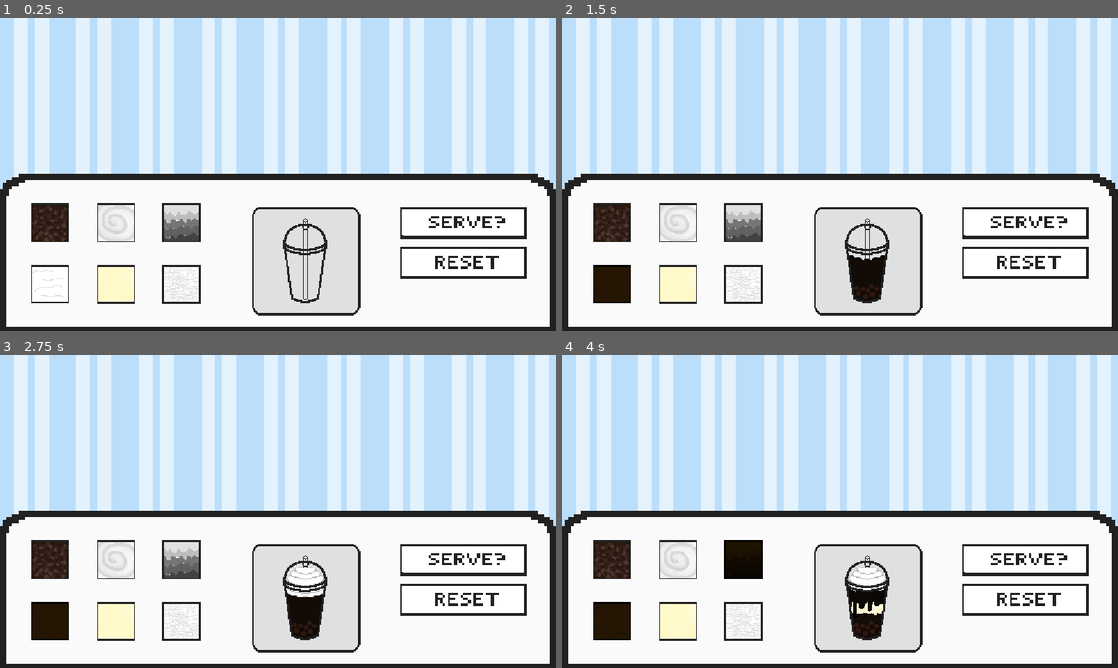
Above: before the commit, frames 1-4 (two rows, left to right).
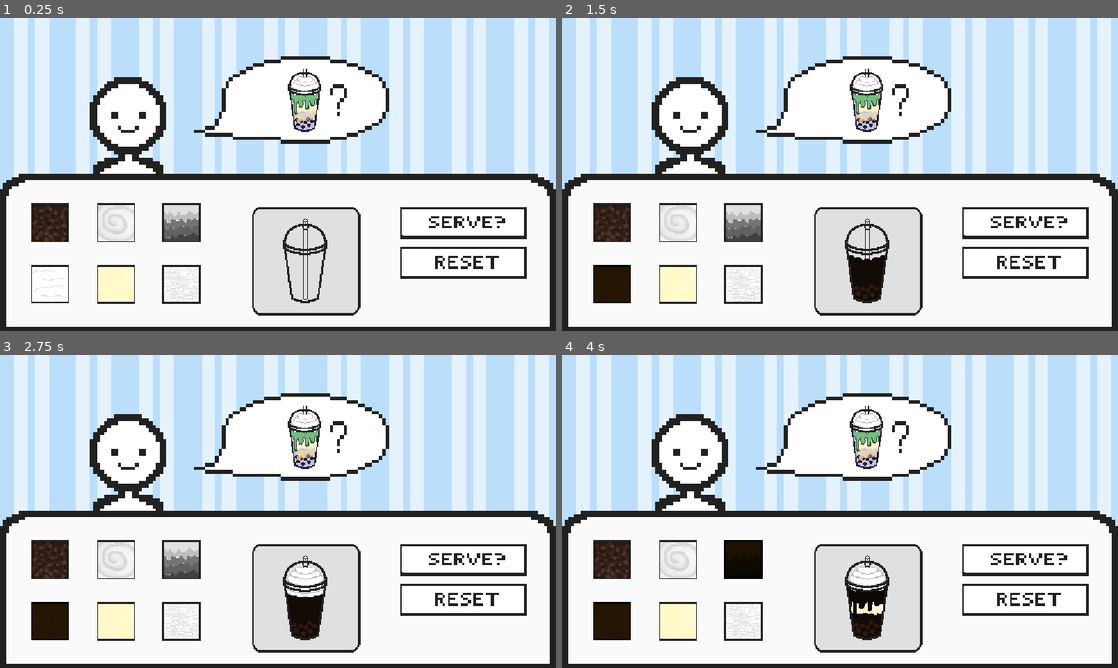
Above: after the commit, the same moments.

Repository: Crystal-153/Drink-Game
Game: Godot game, scene res://main.tscn
Two runs of this game, one before a commit and one after it. Both use one fixed random seed, a clock stepped at 60 frames per second and the inputs below.
Inputs (mouse positions are in pixels of both pictures, inside the frame that each line leads up to):
- Up to frame 1 (0.25 s): no input
- Up to frame 2 (1.5 s): click (612, 221) at 0.5 s; click (612, 284) at 1.25 s
- Up to frame 3 (2.75 s): click (116, 558) at 2 s
- Up to frame 4 (4 s): click (678, 621) at 2.75 s; click (745, 558) at 3.5 s

The runs differ from the first frame. In frame 1, 11% of the frame differs, in the area x 16-70%, y 12-50%; in frame 2, 11%; in frame 3, 11%; in frame 4, 11%.

Commit message:
The order is now randomized

Diff:
--- a/ingredient_drizzle.gd
+++ b/ingredient_drizzle.gd
@@ -24,7 +24,7 @@
 		self.modulate=Color("ffffffff")
 		i=(colors.size()-1)
 
-#resets tje preview when reset is clicked
+#resets the preview when reset is clicked
 func _on_reset_button_reset() -> void:
 	self.modulate=Color("ffffffff")
 	i=(colors.size()-1)
--- a/main.tscn
+++ b/main.tscn
@@ -19,16 +19,21 @@
 [ext_resource type="Texture2D" uid="uid://dud5nxp7qxwgy" path="res://buttonPictures/pixil-layer-0.png" id="16_getpj"]
 [ext_resource type="Script" uid="uid://20qjq83lk63w" path="res://texture_button.gd" id="18_cegan"]
 [ext_resource type="Texture2D" uid="uid://w5j431n54tae" path="res://buttonPictures/pixil-layer-3.png" id="19_1u8w0"]
+[ext_resource type="Texture2D" uid="uid://8thh7bj6r3mr" path="res://images/pixil-layer-Layer 3.png" id="19_ryguw"]
+[ext_resource type="PackedScene" uid="uid://5viqq0qq516k" path="res://order.tscn" id="21_d13ii"]
+[ext_resource type="Script" uid="uid://24pa85wh5yfh" path="res://order.gd" id="22_1u8w0"]
 
 [node name="Node" type="Node" unique_id=1421395882]
 
 [node name="TextureRect" type="TextureRect" parent="." unique_id=590443613]
+z_index = -2
 texture_filter = 1
 offset_right = 1152.0
 offset_bottom = 648.0
 size_flags_horizontal = 3
 size_flags_vertical = 3
 texture = ExtResource("1_82xsv")
+stretch_mode = 4
 
 [node name="counterTop" type="TextureRect" parent="." unique_id=113107902]
 texture_filter = 1
@@ -147,27 +152,39 @@
 stretch_mode = 4
 script = ExtResource("18_cegan")
 
-[node name="Node2D" parent="." unique_id=228826666 instance=ExtResource("10_4c57u")]
+[node name="customer" type="Sprite2D" parent="." unique_id=122157441]
+z_index = -1
+texture_filter = 1
+position = Vector2(575.5, 326)
+scale = Vector2(7.20625, 7.2444444)
+texture = ExtResource("19_ryguw")
+
+[node name="customDrink" parent="." unique_id=228826666 instance=ExtResource("10_4c57u")]
 position = Vector2(633, 498)
 scale = Vector2(2, 2)
 
-[connection signal="add_Boba" from="ingredientBoba" to="Node2D" method="_on_ingredient_boba_add_boba"]
+[node name="order" parent="." unique_id=614222586 instance=ExtResource("21_d13ii")]
+position = Vector2(632, 166)
+scale = Vector2(1.5, 1.5)
+script = ExtResource("22_1u8w0")
+
+[connection signal="add_Boba" from="ingredientBoba" to="customDrink" method="_on_ingredient_boba_add_boba"]
 [connection signal="pressed" from="ingredientBoba" to="ingredientBoba" method="_on_pressed"]
 [connection signal="add_tea" from="ingredientTeaBase" to="ingredientTeaBase" method="_on_add_tea"]
-[connection signal="add_tea" from="ingredientTeaBase" to="Node2D" method="_on_ingredient_tea_base_add_tea"]
+[connection signal="add_tea" from="ingredientTeaBase" to="customDrink" method="_on_ingredient_tea_base_add_tea"]
 [connection signal="pressed" from="ingredientTeaBase" to="ingredientTeaBase" method="_on_pressed"]
-[connection signal="add_whipped" from="ingredientWhippedCream" to="Node2D" method="_on_ingredient_whipped_cream_add_whipped"]
+[connection signal="add_whipped" from="ingredientWhippedCream" to="customDrink" method="_on_ingredient_whipped_cream_add_whipped"]
 [connection signal="pressed" from="ingredientWhippedCream" to="ingredientWhippedCream" method="_on_pressed"]
-[connection signal="add_pudding" from="ingredientPudding" to="Node2D" method="_on_ingredient_pudding_add_pudding"]
+[connection signal="add_pudding" from="ingredientPudding" to="customDrink" method="_on_ingredient_pudding_add_pudding"]
 [connection signal="pressed" from="ingredientPudding" to="ingredientPudding" method="_on_pressed"]
 [connection signal="add_drizzle" from="ingredientDrizzle" to="ingredientDrizzle" method="_on_add_drizzle"]
-[connection signal="add_drizzle" from="ingredientDrizzle" to="Node2D" method="_on_ingredient_drizzle_add_drizzle"]
+[connection signal="add_drizzle" from="ingredientDrizzle" to="customDrink" method="_on_ingredient_drizzle_add_drizzle"]
 [connection signal="pressed" from="ingredientDrizzle" to="ingredientDrizzle" method="_on_pressed"]
 [connection signal="add_jelly" from="ingredientJelly" to="ingredientJelly" method="_on_add_jelly"]
-[connection signal="add_jelly" from="ingredientJelly" to="Node2D" method="_on_ingredient_jelly_add_jelly"]
+[connection signal="add_jelly" from="ingredientJelly" to="customDrink" method="_on_ingredient_jelly_add_jelly"]
 [connection signal="pressed" from="ingredientJelly" to="ingredientJelly" method="_on_pressed"]
 [connection signal="pressed" from="resetButton" to="resetButton" method="_on_pressed"]
 [connection signal="reset" from="resetButton" to="ingredientTeaBase" method="_on_reset_button_reset"]
 [connection signal="reset" from="resetButton" to="ingredientDrizzle" method="_on_reset_button_reset"]
 [connection signal="reset" from="resetButton" to="ingredientJelly" method="_on_reset_button_reset"]
-[connection signal="reset" from="resetButton" to="Node2D" method="_on_reset_button_reset"]
+[connection signal="reset" from="resetButton" to="customDrink" method="_on_reset_button_reset"]
--- a/order.gd
+++ b/order.gd
@@ -1,11 +1,37 @@
 extends Node2D
+@onready var tea = $addedTea
+@onready var boba = $addedBoba
+@onready var whipped = $addedWhippedCream
+@onready var pudding = $addedPudding
+@onready var jelly = $addedJelly
+@onready var drizzle = $addedDrizzle
 
+var colors=["ffbcabff", "ffc69eff", "ffe89eff", "e7ff9eff", "9effaeff", "9effefff", "9eddffff", "bdc1ffff", "dcbdffff", "ffbde8ff", "d4aa77ff", "241603ff", "120b06ff"]
 
+var random = 0
 # Called when the node enters the scene tree for the first time.
 func _ready() -> void:
-	pass # Replace with function body.
-
-
-# Called every frame. 'delta' is the elapsed time since the previous frame.
-func _process(delta: float) -> void:
-	pass
+	tea.visible=true
+	jelly.visible=true
+	drizzle.visible=true
+	random=(randi() % colors.size())
+	tea.modulate=Color(colors[random])
+	random=(randi() % colors.size())
+	jelly.modulate=Color(colors[random])
+	random=(randi() % colors.size())
+	drizzle.modulate=Color(colors[random])
+	random=(randi() % 2)
+	if random==0:
+		boba.visible=false
+	else:
+		boba.visible=true
+	random=(randi() % 2)
+	if random==0:
+		whipped.visible=false
+	else:
+		whipped.visible=true
+	random=(randi() % 2)
+	if random==0:
+		pudding.visible=false
+	else:
+		pudding.visible=true
--- a/texture_button.gd
+++ b/texture_button.gd
@@ -4,11 +4,7 @@
 # Called when the node enters the scene tree for the first time.
 func _ready() -> void:
 	pass # Replace with function body.
-
-
 signal reset
-
-
 
 func _on_pressed() -> void:
 	emit_signal("reset")
